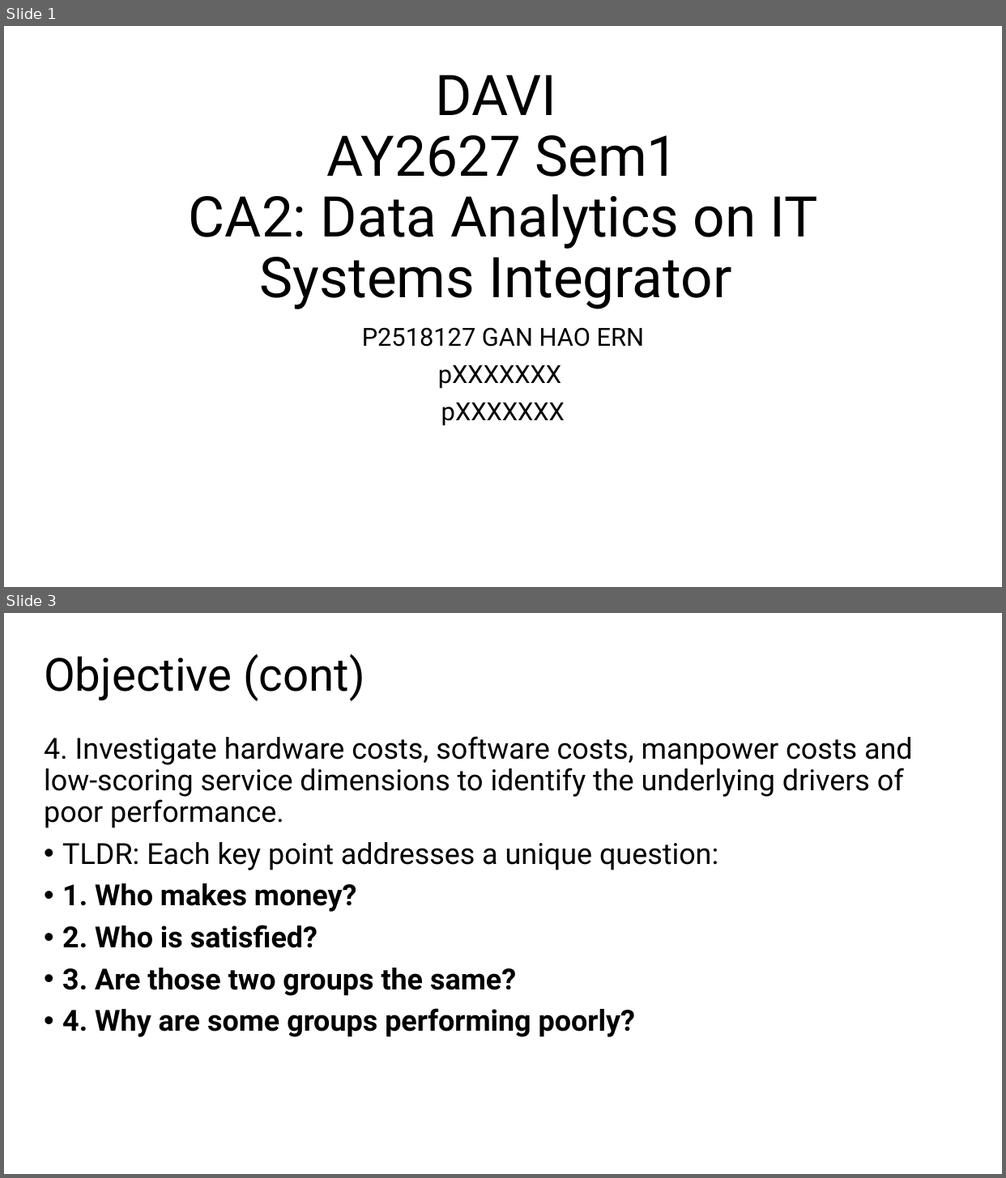
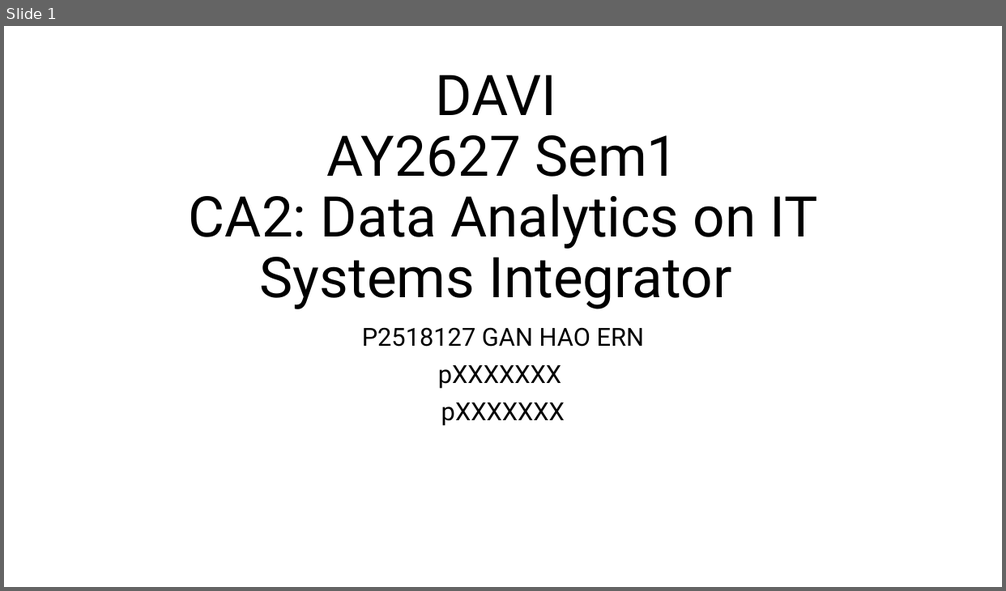
Before and after one commit to noodlebatteries124/DAVI-CA2, a slide deck: DAVICA2.pptx. Shown one above the other, each under a label of ours: slides 1 and 3 before the commit, slide 1 after it; the slides between them are not shown. The pictures are 1006x1178 and 1006x591 pixels, drawn with LibreOffice and Linux fonts; fonts in the diff are those of the drawing. Boxes give left, top, right and bottom in pixels: in the first picture for what was removed or moved away, otherwise in the second. Text is boxed around its words. In the diff, an @@ line names an element or a change of style, - is before the commit and + after.

```diff
--- a/DAVICA2.pptx
+++ b/DAVICA2.pptx
@@ slide 3 removed at (4, 613, 1002, 1174), background #FFFFFF @@
@@ title removed at (44, 654, 365, 701) @@
-Objective (cont)
@@ text removed at (44, 736, 913, 1037) @@
-4. Investigate hardware costs, software costs, manpower costs and low-scoring service dimensions to identify the underlying drivers of poor performance.
-• TLDR: Each key point addresses a unique question:
-• 1. Who makes money?
-• 2. Who is satisfied?
-• 3. Are those two groups the same?
-• 4. Why are some groups performing poorly?
```
Also in this commit, not shown: 1 slide changed, 1 slide added, 3 other files.
